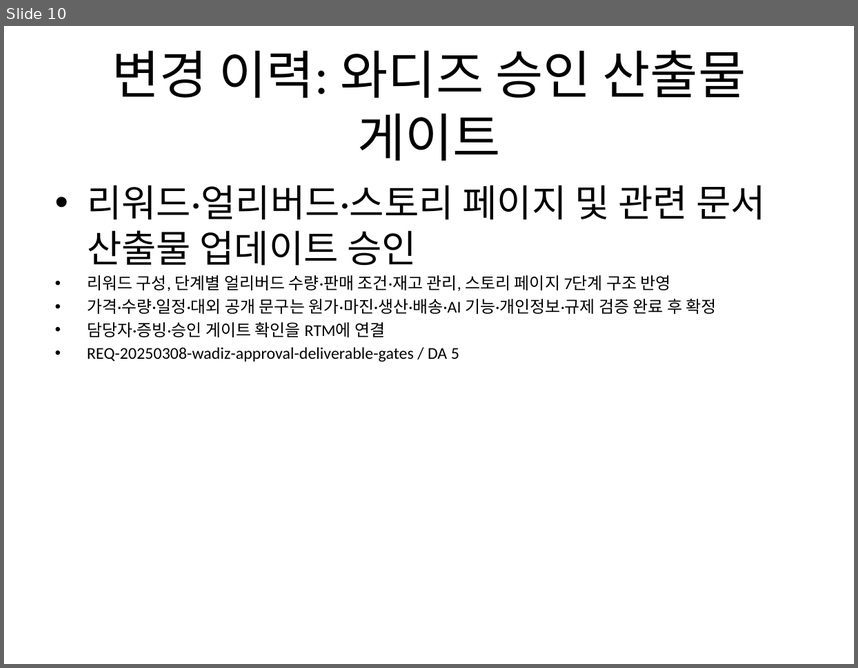
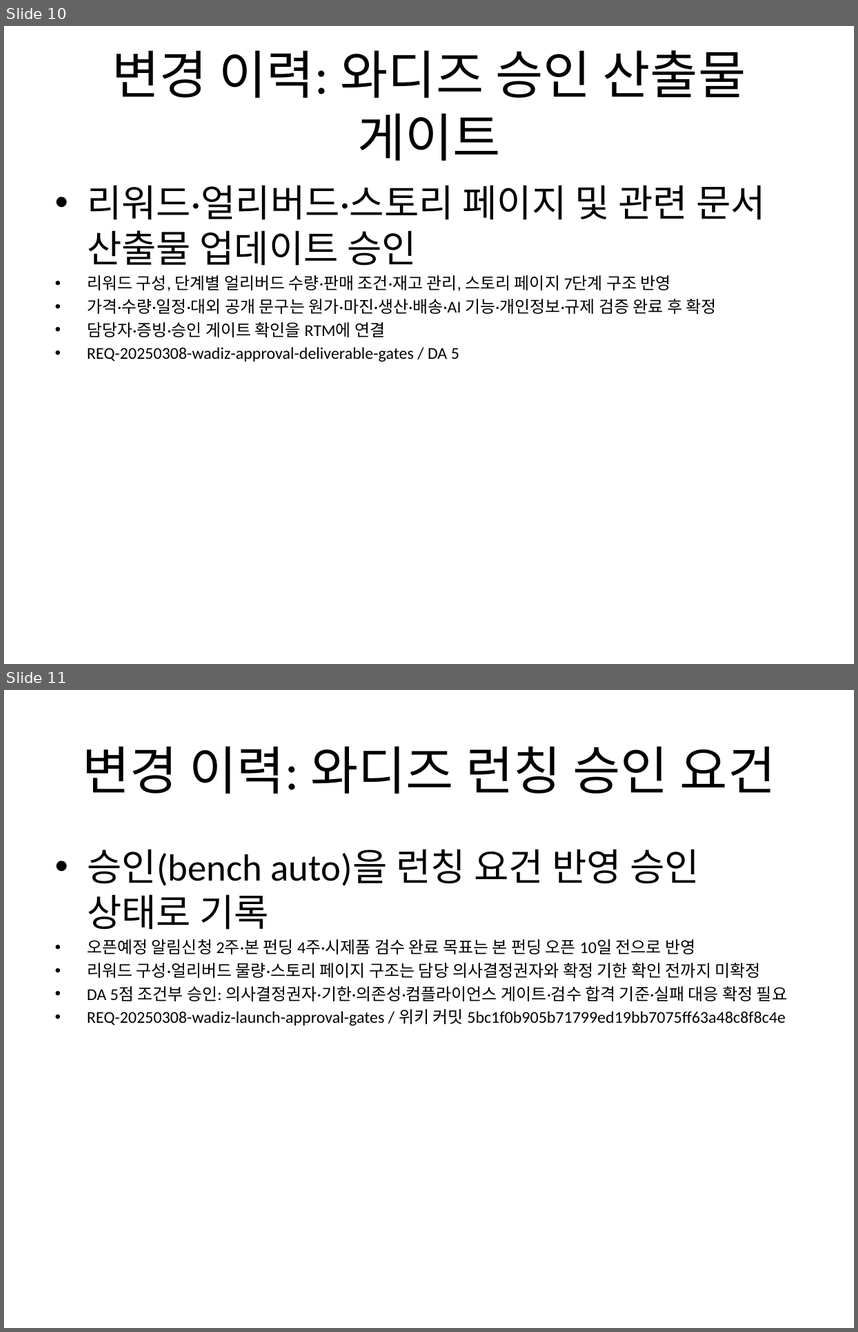
Before and after one commit to Abraxaspark91/n8n_termpjt, a slide deck: scenarios/S08_wadiz_product_launch/deliverables/와디즈_펀딩페이지_덱.pptx. Shown one above the other, each under a label of ours: slide 10 before the commit, slides 10 and 11 after it. The pictures are 858x668 and 858x1332 pixels, drawn with LibreOffice and Linux fonts; fonts in the diff are those of the drawing. Boxes give left, top, right and bottom in pixels: in the first picture for what was removed or moved away, otherwise in the second. Text is boxed around its words. In the diff, an @@ line names an element or a change of style, - is before the commit and + after.

```diff
--- a/scenarios/S08_wadiz_product_launch/deliverables/와디즈_펀딩페이지_덱.pptx
+++ b/scenarios/S08_wadiz_product_launch/deliverables/와디즈_펀딩페이지_덱.pptx
@@ slide 11 added at [4,690,854,1328], background #FFFFFF @@
@@ title added at [82,746,776,793], 44 pt, text #000000 @@
+변경 이력: 와디즈 런칭 승인 요건
@@ text added at [87,849,787,1025], 14 pt, text #000000 @@
+• 승인(bench auto)을 런칭 요건 반영 승인 상태로 기록
+• 오픈예정 알림신청 2주·본 펀딩 4주·시제품 검수 완료 목표는 본 펀딩 오픈 10일 전으로 반영
+• 리워드 구성·얼리버드 물량·스토리 페이지 구조는 담당 의사결정권자와 확정 기한 확인 전까지 미확정
+• DA 5점 조건부 승인: 의사결정권자·기한·의존성·컴플라이언스 게이트·검수 합격 기준·실패 대응 확정 필요
+• REQ-20250308-wadiz-launch-approval-gates / 위키 커밋 5bc1f0b905b71799ed19bb7075ff63a48c8f8c4e
```
Also in this commit, not shown: 1 slide changed, 8 other files.
